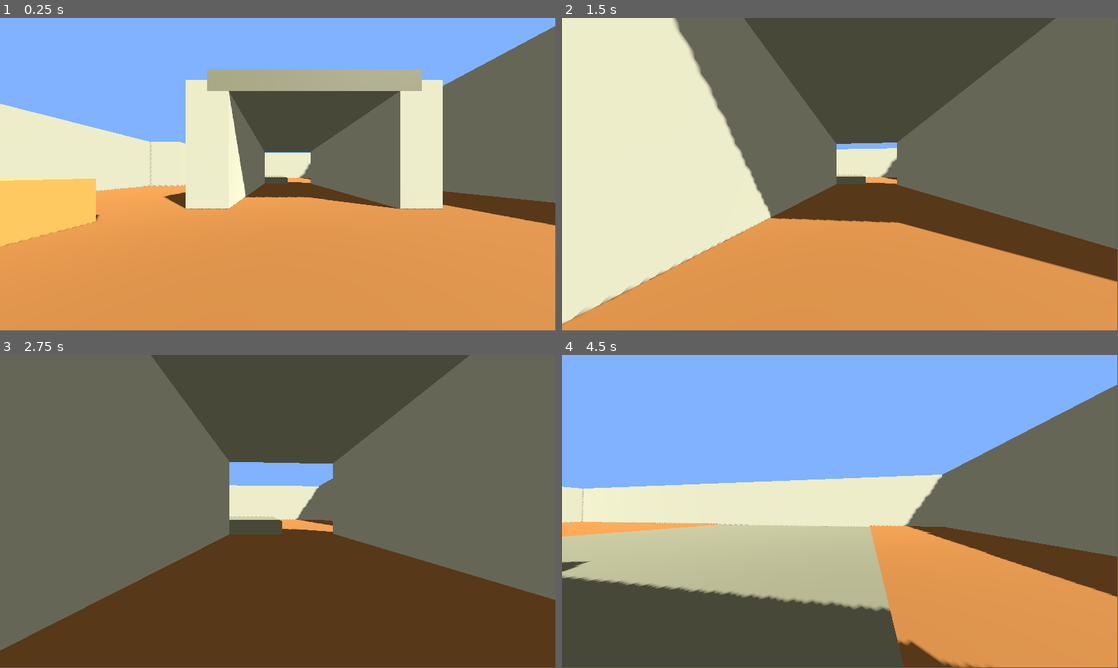
Above: before the commit, frames 1-4 (two rows, left to right).
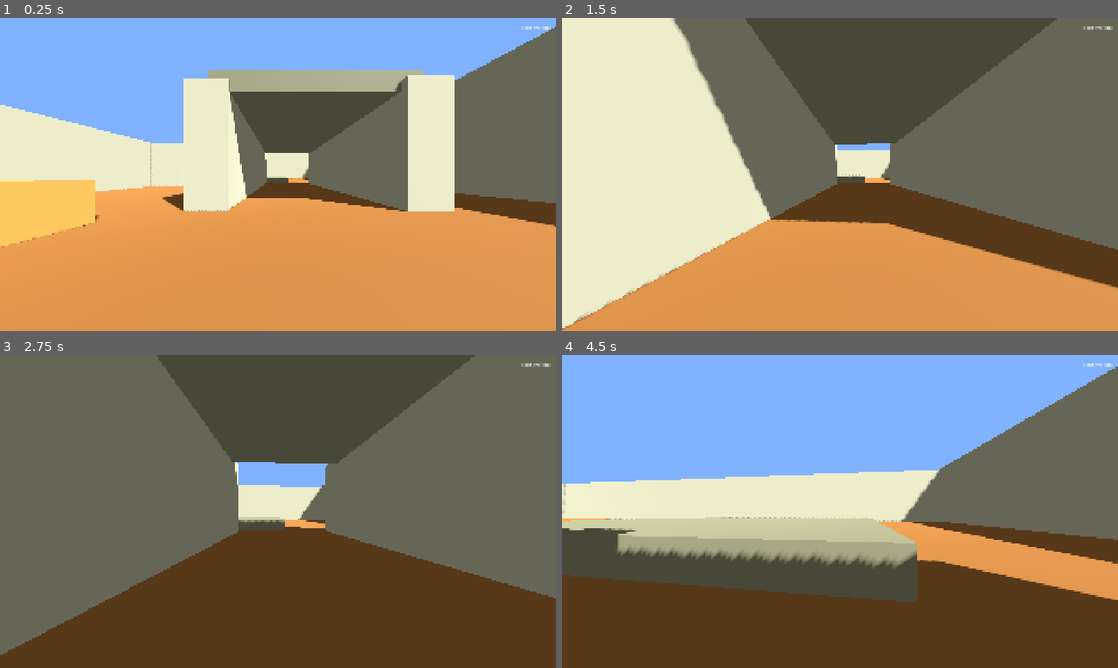
Above: after the commit, the same moments.

Repository: HassanNawazHiraj/project-fps
Game: Godot game, scene res://scenes/main_level.tscn
Same seed, same stepped clock (60 frames per second), same inputs: the game is played once before the commit and once after it.
Inputs (mouse positions are in pixels of both pictures, inside the frame that each line leads up to):
- Up to frame 1 (0.25 s): no input
- Up to frame 2 (1.5 s): tap Enter (ui_accept) at 0.5, 0.77 s; move the mouse to (867, 171) at 0.52 s; hold Shift (run) 0.53-1.28 s; hold W (move_forward) from 0.53 s (still down); move the mouse to (812, 174) at 1.27 s; tap Shift (run) at 1.35 s
- Up to frame 3 (2.75 s): keep holding W (move_forward); tap Enter (ui_accept) at 1.52 s; move the mouse to (289, 505) at 2.02 s; hold Shift (run) from 2.03 s (still down)
- Up to frame 4 (4.5 s): keep holding W (move_forward); move the mouse to (834, 514) at 2.77 s; release Shift (run) at 2.78 s; tap Shift (run) at 2.85, 4.35 s; tap Enter (ui_accept) at 3.02, 3.77 s; move the mouse to (878, 514) at 3.52 s; hold Shift (run) 3.53-4.28 s; move the mouse to (795, 508) at 4.27 s
The window is 799x449 before the commit and 800x450 after it. Grey fills any space a smaller window leaves; there, only what the larger window draws over its background counts as a difference.

The runs differ from the first frame. In frame 1, 3.6% of the frame differs, in the area x 0-100%, y 0-100%; in frame 2, 2.6%; in frame 3, 2.2%; in frame 4, 44%.

Commit message:
Add health management system and UI integration for player health display

Diff:
--- a/project.godot
+++ b/project.godot
@@ -15,35 +15,48 @@
 config/features=PackedStringArray("4.4", "Forward Plus")
 config/icon="res://icon.svg"
 
+[display]
+
+window/size/viewport_width=1920
+window/size/viewport_height=1080
+window/size/resizable=true
+window/stretch/mode="canvas_items"
+window/stretch/aspect="expand"
+
 [input]
 
 move_forward={
 "deadzone": 0.5,
-"events": [Object(InputEventKey,"resource_local_to_scene":fa …(172 unchanged characters)… eycode":87,"key_label":0,"unicode":119,"echo":false,"script":null)
+"events": [Object(InputEventKey,"resource_local_to_scene":fa …(172 unchanged characters)… eycode":87,"key_label":0,"unicode":119,"location":0,"echo":false,"script":null)
 ]
 }
 move_backward={
 "deadzone": 0.5,
-"events": [Object(InputEventKey,"resource_local_to_scene":fa …(172 unchanged characters)… eycode":83,"key_label":0,"unicode":115,"echo":false,"script":null)
+"events": [Object(InputEventKey,"resource_local_to_scene":fa …(172 unchanged characters)… eycode":83,"key_label":0,"unicode":115,"location":0,"echo":false,"script":null)
 ]
 }
 move_left={
 "deadzone": 0.5,
-"events": [Object(InputEventKey,"resource_local_to_scene":fa …(171 unchanged characters)… keycode":65,"key_label":0,"unicode":97,"echo":false,"script":null)
+"events": [Object(InputEventKey,"resource_local_to_scene":fa …(171 unchanged characters)… keycode":65,"key_label":0,"unicode":97,"location":0,"echo":false,"script":null)
 ]
 }
 move_right={
 "deadzone": 0.5,
-"events": [Object(InputEventKey,"resource_local_to_scene":fa …(172 unchanged characters)… eycode":68,"key_label":0,"unicode":100,"echo":false,"script":null)
+"events": [Object(InputEventKey,"resource_local_to_scene":fa …(172 unchanged characters)… eycode":68,"key_label":0,"unicode":100,"location":0,"echo":false,"script":null)
 ]
 }
 run={
 "deadzone": 0.5,
-"events": [Object(InputEventKey,"resource_local_to_scene":fa …(175 unchanged characters)… ode":4194325,"key_label":0,"unicode":0,"echo":false,"script":null)
+"events": [Object(InputEventKey,"resource_local_to_scene":fa …(175 unchanged characters)… ode":4194325,"key_label":0,"unicode":0,"location":0,"echo":false,"script":null)
 ]
 }
 crouch={
 "deadzone": 0.5,
-"events": [Object(InputEventKey,"resource_local_to_scene":fa …(175 unchanged characters)… ode":4194326,"key_label":0,"unicode":0,"echo":false,"script":null)
+"events": [Object(InputEventKey,"resource_local_to_scene":fa …(175 unchanged characters)… ode":4194326,"key_label":0,"unicode":0,"location":0,"echo":false,"script":null)
 ]
 }
+
+[rendering]
+
+renderer/rendering_method="forward_plus"
+textures/canvas_textures/default_texture_filter=1
--- a/scenes/main_level.tscn
+++ b/scenes/main_level.tscn
@@ -1,6 +1,7 @@
-[gd_scene load_steps=8 format=3 uid="uid://b7x8gqvf7vbm0"]
+[gd_scene load_steps=9 format=3 uid="uid://b7x8gqvf7vbm0"]
 
 [ext_resource type="PackedScene" uid="uid://bcd1hkgcwpmql" path="res://scenes/player.tscn" id="1_k8m4x"]
+[ext_resource type="PackedScene" uid="uid://bk4j5l8nan0p1" path="res://scenes/ui.tscn" id="2_ui_scene"]
 
 [sub_resource type="Environment" id="Environment_1"]
 background_mode = 1
@@ -42,6 +43,10 @@
 [node name="Player" parent="." instance=ExtResource("1_k8m4x")]
 transform = Transform3D(1, 0, 0, 0, 1, 0, 0, 0, 1, 33.2881, 2, 12.2776)
 
+[node name="UI" parent="." instance=ExtResource("2_ui_scene")]
+grow_horizontal = 2
+grow_vertical = 2
+
 [node name="Ground" type="CSGBox3D" parent="."]
 transform = Transform3D(1, 0, 0, 0, 1, 0, 0, 0, 1, 0, -1, 0)
 material_override = SubResource("GroundMaterial")
@@ -161,10 +166,10 @@
 [node name="BSite" type="Node3D" parent="."]
 
 [node name="BSitePlatform" type="CSGBox3D" parent="BSite"]
-transform = Transform3D(1, 0, 0, 0, 1, 0, 0, 0, 1, 25, 0.5, -25)
-material_override = SubResource("PlatformMaterial")
-use_collision = true
-size = Vector3(20, 1, 20)
+transform = Transform3D(1, 0, 0, 0, 1, 0, 0, 0, 1, 24.9942, 0.5, -27.1363)
+material_override = SubResource("PlatformMaterial")
+use_collision = true
+size = Vector3(20.7706, 1, 15.7274)
 
 [node name="BSiteWall2" type="CSGBox3D" parent="BSite"]
 transform = Transform3D(1, 0, 0, 0, 1, 0, 0, 0, 1, 25, 3, -35)
@@ -175,16 +180,16 @@
 [node name="BTunnels" type="Node3D" parent="."]
 
 [node name="BTunnelWall1" type="CSGBox3D" parent="BTunnels"]
-transform = Transform3D(1, 0, 0, 0, 1, 0, 0, 0, 1, 30, 3, -5)
-material_override = SubResource("WallMaterial")
-use_collision = true
-size = Vector3(2, 6, 20)
+transform = Transform3D(1, 0, 0, 0, 1, 0, 0, 0, 1, 30, 3, -5.88794)
+material_override = SubResource("WallMaterial")
+use_collision = true
+size = Vector3(2, 6, 22.2231)
 
 [node name="BTunnelWall2" type="CSGBox3D" parent="BTunnels"]
-transform = Transform3D(1, 0, 0, 0, 1, 0, 0, 0, 1, 40, 3, -5)
-material_override = SubResource("WallMaterial")
-use_collision = true
-size = Vector3(2, 6, 20)
+transform = Transform3D(1, 0, 0, 0, 1, 0, 0, 0, 1, 40, 3, -6.13925)
+material_override = SubResource("WallMaterial")
+use_collision = true
+size = Vector3(2, 6, 23.1318)
 
 [node name="BTunnelCeiling" type="CSGBox3D" parent="BTunnels"]
 transform = Transform3D(1, 0, 0, 0, 1, 0, 0, 0, 1, 35, 6, -5)
@@ -195,10 +200,10 @@
 [node name="UpperTunnels" type="Node3D" parent="."]
 
 [node name="UpperTunnelPlatform" type="CSGBox3D" parent="UpperTunnels"]
-transform = Transform3D(1, 0, 0, 0, 1, 0, 0, 0, 1, -37.5689, 0.0700674, -21.1744)
-material_override = SubResource("PlatformMaterial")
-use_collision = true
-size = Vector3(15, 1, 10)
+transform = Transform3D(1, 0, 0, 0, 1, 0, 0, 0, 1, -37.5689, 0.0700674, -21.0778)
+material_override = SubResource("PlatformMaterial")
+use_collision = true
+size = Vector3(15, 1, 11.0409)
 
 [node name="UpperTunnelWall1" type="CSGBox3D" parent="UpperTunnels"]
 transform = Transform3D(1, 0, 0, 0, 1, 0, 0, 0, 1, -45.0689, 2.07007, -21.1744)
@@ -217,7 +222,7 @@
 [node name="Ramps" type="Node3D" parent="."]
 
 [node name="RampToB" type="CSGBox3D" parent="Ramps"]
-transform = Transform3D(0.866025, -0.25, 0, 0.25, 0.866025, 0, 0, 0, 1, 22.2462, 2.64843, -15)
+transform = Transform3D(0.8199, -0.374517, 0, 0.374517, 0.8199, 0, 0, 0, 1, 22.2512, 2.64843, -15)
 use_collision = true
 size = Vector3(15.1874, 1, 4)
 
--- /dev/null
+++ b/scenes/ui.tscn
@@ -0,0 +1,24 @@
+[gd_scene load_steps=2 format=3 uid="uid://bk4j5l8nan0p1"]
+
+[ext_resource type="Script" path="res://scripts/ui_manager.gd" id="1_ui_script"]
+
+[node name="UI" type="Control"]
+layout_mode = 3
+anchors_preset = 15
+anchor_right = 1.0
+anchor_bottom = 1.0
+mouse_filter = 2
+script = ExtResource("1_ui_script")
+
+[node name="HealthText" type="Label" parent="."]
+layout_mode = 1
+anchors_preset = 1
+anchor_left = 1.0
+anchor_right = 1.0
+offset_left = -150.0
+offset_top = 20.0
+offset_right = -20.0
+offset_bottom = 50.0
+text = "Health: 100"
+horizontal_alignment = 2
+theme_override_font_sizes/font_size = 18
--- a/scripts/player.gd
+++ b/scripts/player.gd
@@ -11,11 +11,20 @@
 const MAX_SPEED = 10.0
 
 # Mouse sensitivity
-const MOUSE_SENSITIVITY = 0.002
+const MOUSE_SENSITIVITY = 0.001
+
+# Health constants
+const MAX_HEALTH = 100.0
 
 # Movement variables
 var speed = WALK_SPEED
 var wish_dir = Vector3.ZERO
+
+# Health variables
+var current_health = MAX_HEALTH
+
+# Signals
+signal health_changed(new_health, max_health)
 
 # Camera nodes
 @onready var camera_pivot = $CameraPivot
@@ -25,8 +34,30 @@
 var gravity = ProjectSettings.get_setting("physics/3d/default_gravity") * 2.0 * 1.5
 
 func _ready():
+	# Add player to group for UI reference
+	add_to_group("player")
 	# Capture mouse cursor
 	Input.set_mouse_mode(Input.MOUSE_MODE_CAPTURED)
+	# Emit initial health signal
+	health_changed.emit(current_health, MAX_HEALTH)
+
+# Health functions
+func take_damage(damage: float):
+	current_health = max(0, current_health - damage)
+	health_changed.emit(current_health, MAX_HEALTH)
+
+	if current_health <= 0:
+		die()
+
+func heal(amount: float):
+	current_health = min(MAX_HEALTH, current_health + amount)
+	health_changed.emit(current_health, MAX_HEALTH)
+
+func die():
+	print("Player died!")
+	# Reset health for now (you can add respawn logic later)
+	current_health = MAX_HEALTH
+	health_changed.emit(current_health, MAX_HEALTH)
 
 func _input(event):
 	# Handle mouse look
@@ -44,6 +75,12 @@
 			Input.set_mouse_mode(Input.MOUSE_MODE_VISIBLE)
 		else:
 			Input.set_mouse_mode(Input.MOUSE_MODE_CAPTURED)
+
+	# Test health system (for demonstration)
+	if event.is_action_pressed("ui_left"):  # Left arrow key
+		take_damage(10)
+	if event.is_action_pressed("ui_right"):  # Right arrow key
+		heal(10)
 
 func _physics_process(delta):
 	handle_movement(delta)
--- /dev/null
+++ b/scripts/ui_manager.gd
@@ -0,0 +1,22 @@
+extends Control
+
+@onready var health_text = $HealthText
+
+func _ready():
+	# Connect to player health signal
+	var player = get_tree().get_first_node_in_group("player")
+	if player:
+		player.health_changed.connect(_on_health_changed)
+
+func _on_health_changed(current_health: float, max_health: float):
+	# Update text to show "Health: X"
+	health_text.text = "Health: %d" % int(current_health)
+
+	# Change color based on health percentage (optional)
+	var health_percentage = current_health / max_health
+	if health_percentage > 0.6:
+		health_text.modulate = Color.WHITE
+	elif health_percentage > 0.3:
+		health_text.modulate = Color.YELLOW
+	else:
+		health_text.modulate = Color.RED
Not shown, added: scripts/ui_manager.gd.uid
